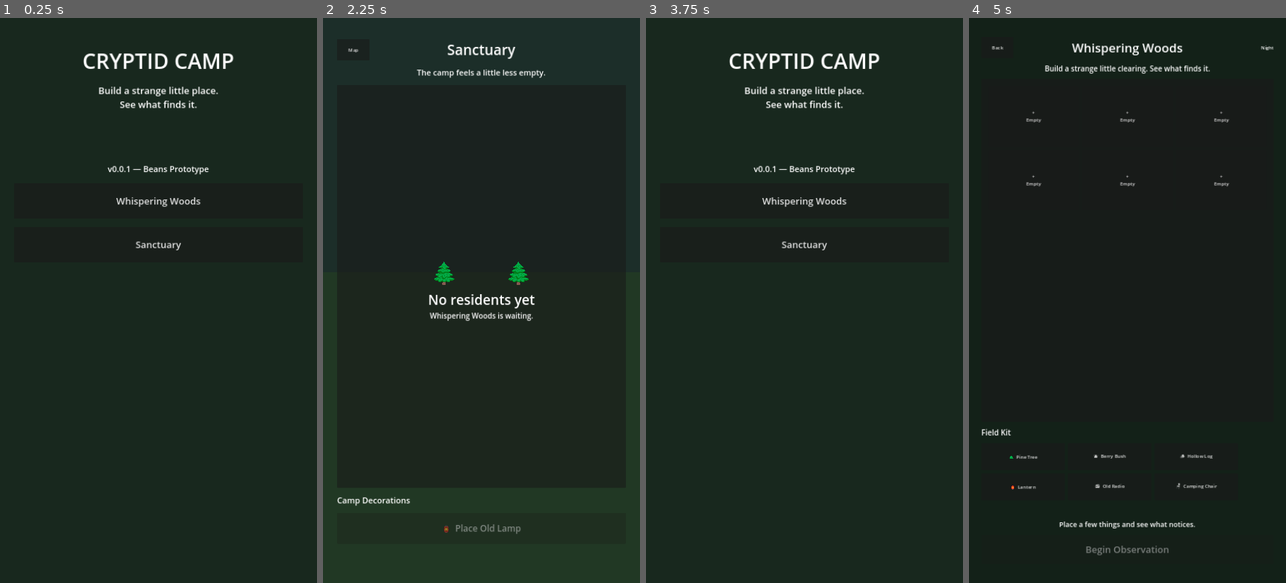
Above: before the commit, frames 1-4 (left to right).
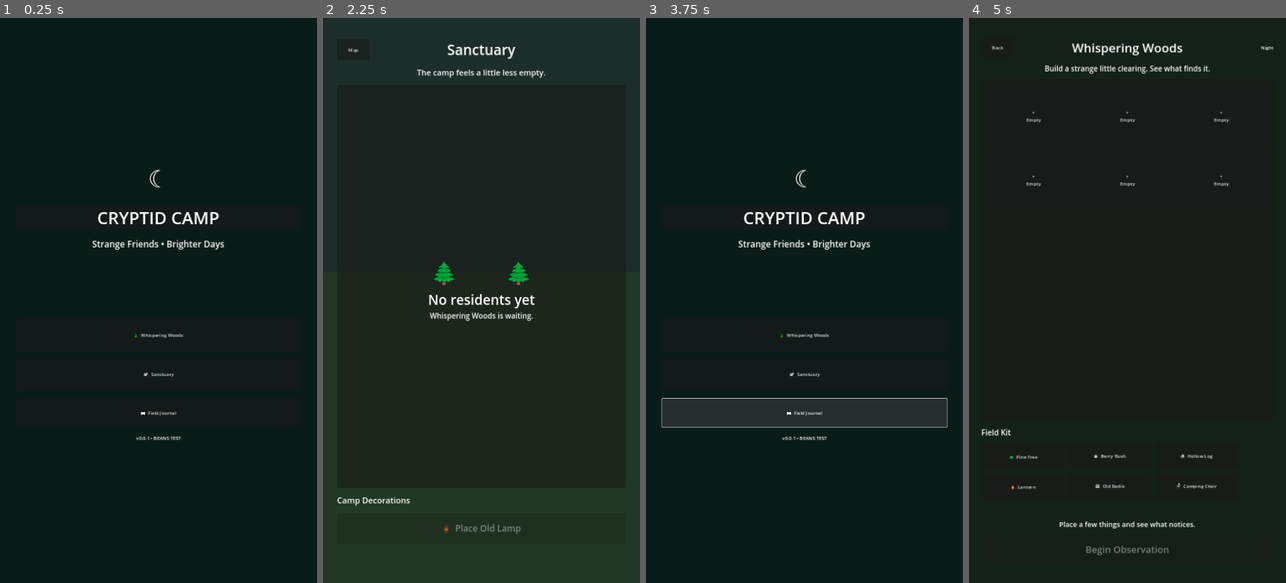
Above: after the commit, the same moments.

Repository: rabine707/cryptid-camp
Game: Godot game, scene res://scenes/main/main.tscn
Two runs of this game, one before a commit and one after it. Both use one fixed random seed, a clock stepped at 60 frames per second and the inputs below.
Inputs (mouse positions are in pixels of both pictures, inside the frame that each line leads up to):
- Up to frame 1 (0.25 s): no input
- Up to frame 2 (2.25 s): click "Whispering Woods" (after the commit: "🌲 Whispering Woods") at 0.5 s; click "Back" at 1.25 s; click "Sanctuary" (after the commit: "🏕 Sanctuary") at 2 s
- Up to frame 3 (3.75 s): click "Map" at 2.75 s; click (804, 413) at 3.5 s, where only the run after the commit has a clickable "📖 Field Journal"
- Up to frame 4 (5 s): click "Whispering Woods" (after the commit: "🌲 Whispering Woods") at 4.25 s

The runs differ from the first frame. In frame 1, 2.7% of the frame differs, in the area x 26-74%, y 6-75%; in frame 2, nothing differs; in frame 3, 3.0%, in the area x 4-96%, y 6-75%; in frame 4, nothing differs.

Commit message:
Polish playable camp menu

Diff:
--- a/scenes/main/main.tscn
+++ b/scenes/main/main.tscn
@@ -18,52 +18,63 @@
 anchor_bottom = 1.0
 grow_horizontal = 2
 grow_vertical = 2
-color = Color(0.094, 0.157, 0.118, 1)
+color = Color(0.04,0.11,0.10,1)
 
 [node name="Margin" type="MarginContainer" parent="."]
 layout_mode = 1
 anchors_preset = 15
 anchor_right = 1.0
 anchor_bottom = 1.0
-offset_left = 48.0
-offset_top = 96.0
-offset_right = -48.0
-offset_bottom = -96.0
+offset_left = 54.0
+offset_top = 110.0
+offset_right = -54.0
+offset_bottom = -90.0
 
 [node name="VBox" type="VBoxContainer" parent="Margin"]
 layout_mode = 2
-theme_override_constants/separation = 28
+alignment = 1
+theme_override_constants/separation = 26
 
-[node name="Title" type="Label" parent="Margin/VBox"]
+[node name="Moon" type="Label" parent="Margin/VBox"]
 layout_mode = 2
-theme_override_font_sizes/font_size = 72
+theme_override_font_sizes/font_size = 80
+text = "☾"
+horizontal_alignment = 1
+
+[node name="Sign" type="PanelContainer" parent="Margin/VBox"]
+layout_mode = 2
+[node name="Title" type="Label" parent="Margin/VBox/Sign"]
+layout_mode = 2
+theme_override_font_sizes/font_size = 58
 text = "CRYPTID CAMP"
 horizontal_alignment = 1
 
-[node name="Subtitle" type="Label" parent="Margin/VBox"]
+[node name="Tagline" type="Label" parent="Margin/VBox"]
 layout_mode = 2
-theme_override_font_sizes/font_size = 32
-text = "Build a strange little place.\nSee what finds it."
+theme_override_font_sizes/font_size = 30
+text = "Strange Friends • Brighter Days"
 horizontal_alignment = 1
 
 [node name="Spacer" type="Control" parent="Margin/VBox"]
-custom_minimum_size = Vector2(0, 120)
+custom_minimum_size = Vector2(0,180)
 layout_mode = 2
 
-[node name="Status" type="Label" parent="Margin/VBox"]
+[node name="WhisperingWoods" type="Button" parent="Margin/VBox"]
+custom_minimum_size = Vector2(0,110)
 layout_mode = 2
-theme_override_font_sizes/font_size = 28
-text = "v0.0.1 — Beans Prototype"
-horizontal_alignment = 1
-
-[node name="WhisperingWoods" type="Button" parent="Margin/VBox"]
-custom_minimum_size = Vector2(0, 120)
-layout_mode = 2
-theme_override_font_sizes/font_size = 32
-text = "Whispering Woods"
+text = "🌲  Whispering Woods"
 
 [node name="Sanctuary" type="Button" parent="Margin/VBox"]
-custom_minimum_size = Vector2(0, 120)
+custom_minimum_size = Vector2(0,110)
 layout_mode = 2
-theme_override_font_sizes/font_size = 32
-text = "Sanctuary"
+text = "🏕  Sanctuary"
+
+[node name="Journal" type="Button" parent="Margin/VBox"]
+custom_minimum_size = Vector2(0,95)
+layout_mode = 2
+text = "📖  Field Journal"
+
+[node name="Version" type="Label" parent="Margin/VBox"]
+layout_mode = 2
+text = "v0.0.1 • BEANS TEST"
+horizontal_alignment = 1
